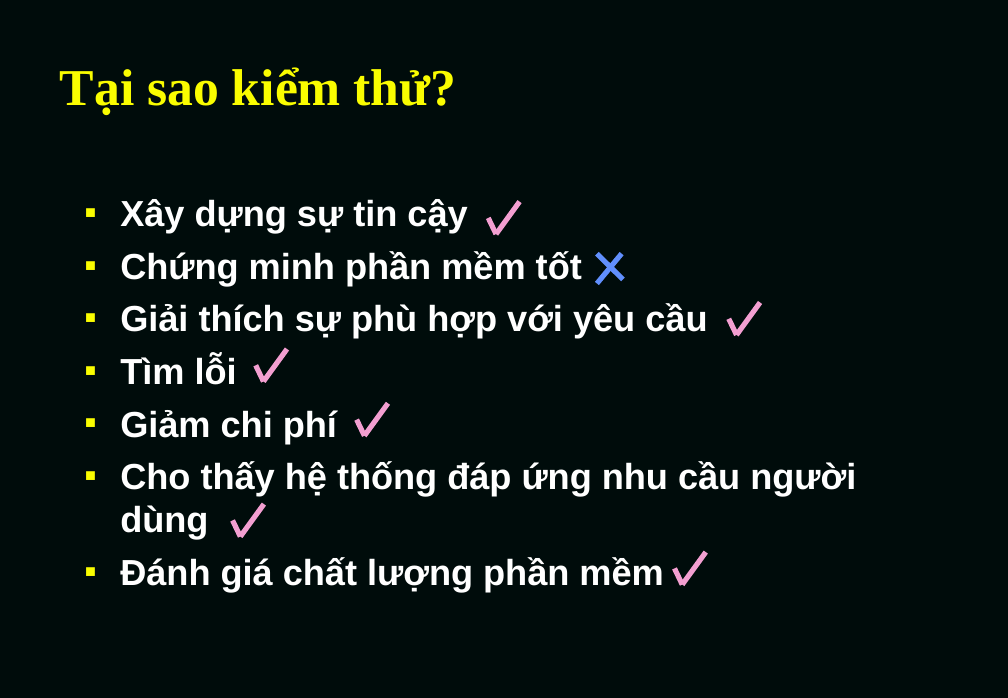
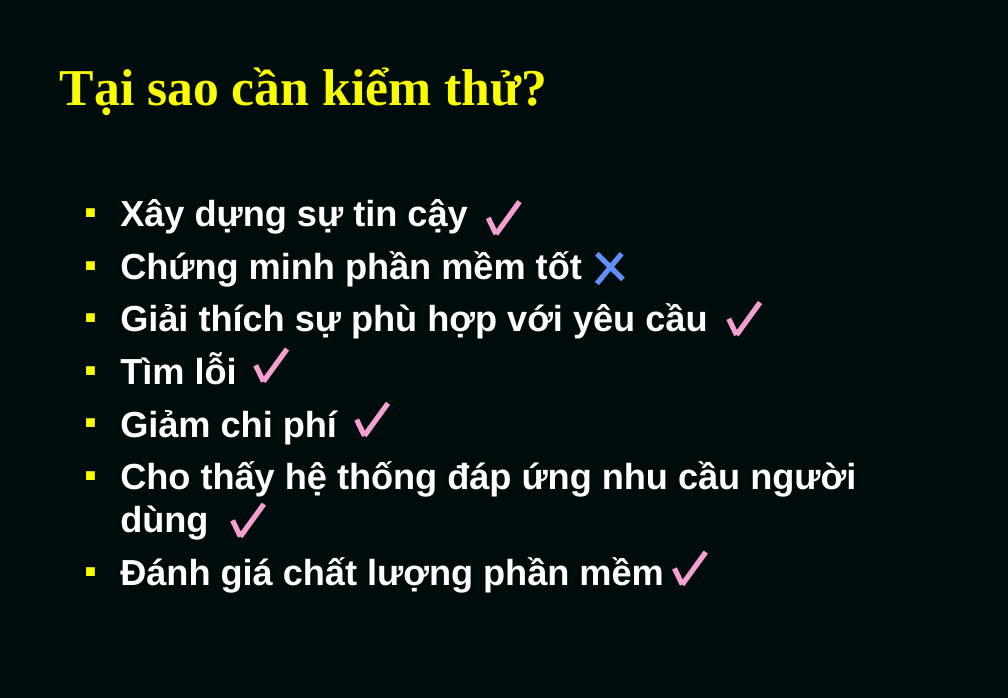
Before and after one commit to TesterRepo/kiemthu_Group1, a slide deck: slide 41 of ISTQBCH1-nhóm 1.ppt. Drawn at 1008x698 pixels with LibreOffice and Linux fonts; fonts in the diff are those of the drawing. Boxes give left, top, right and bottom in pixels: in the first picture for what was removed or moved away, otherwise in the second. Text is boxed around its words. In the diff, an @@ line names an element or a change of style, - is before the commit and + after.

```diff
--- a/ISTQBCH1-nhóm 1.ppt
+++ b/ISTQBCH1-nhóm 1.ppt
@@ title at [60,67,547,115]: text changed @@
-Tại sao kiểm thử?
+Tại sao cần kiểm thử?
```
Also in this commit, not shown: 24 other slides changed.
